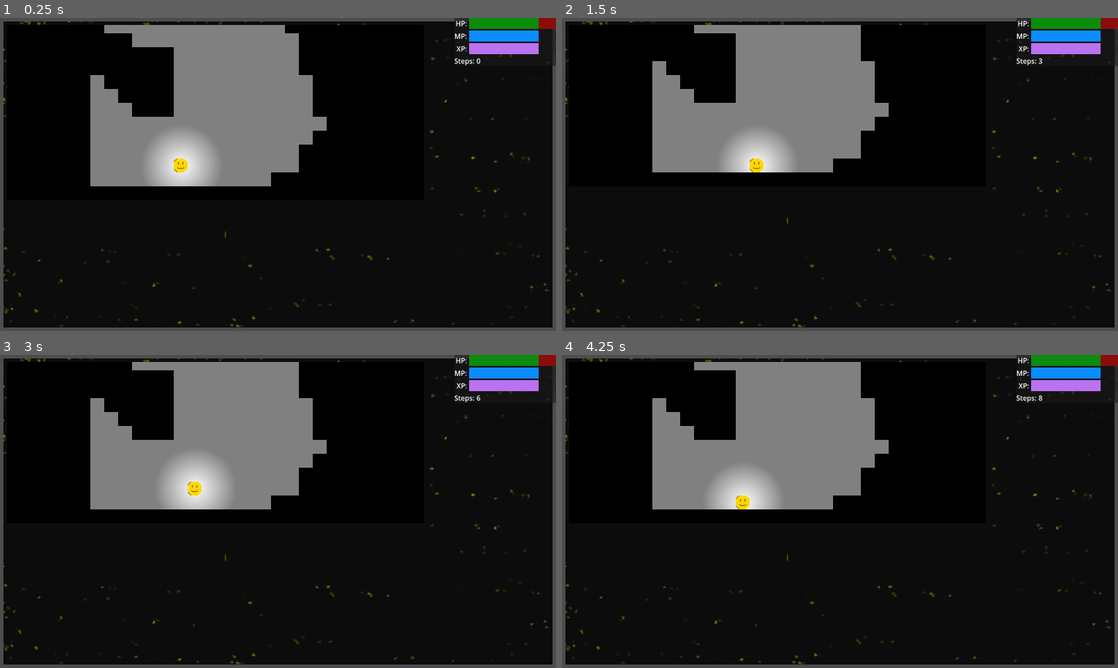
Above: before the commit, frames 1-4 (two rows, left to right).
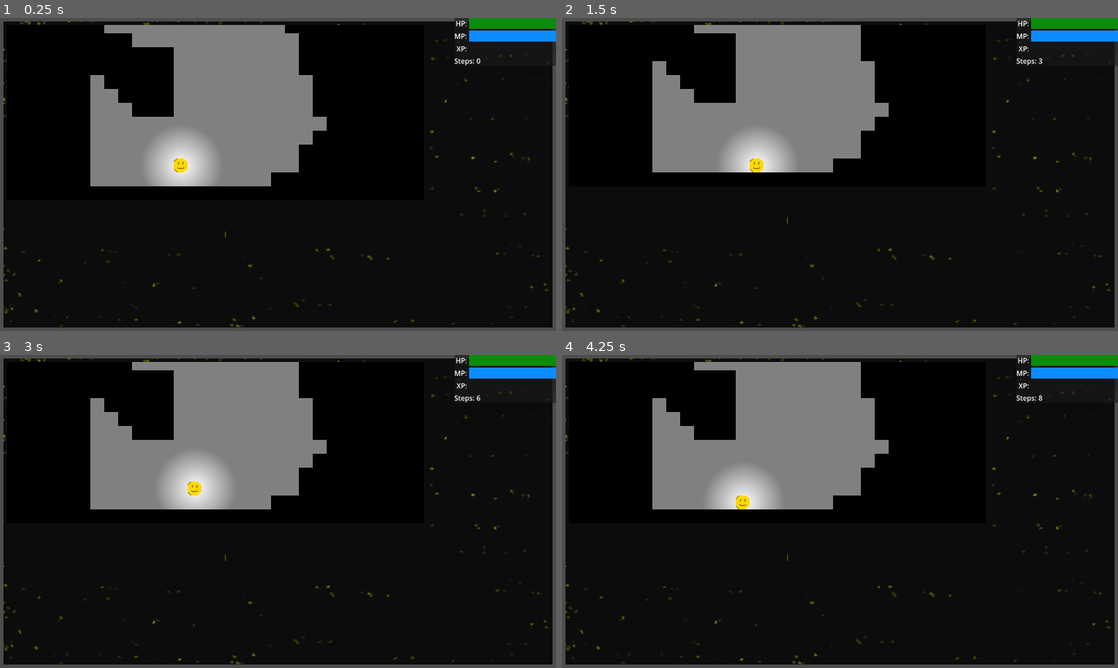
Above: after the commit, the same moments.

Repository: Nopfed/rog
Game: Godot game, scene res://scenes/HUD/HUD.tscn
The game is run twice, just before and just after one commit, with the same random seed, the same clock (stepped at 60 frames per second) and the same inputs.
Inputs:
- Up to frame 1 (0.25 s): no input
- Up to frame 2 (1.5 s): tap Enter at 0.5 s; hold Keypad 3 (down_right) 0.53-1.28 s; tap Keypad 5 (wait) at 0.6, 1.35 s; tap Space at 1.25 s; hold Keypad 2 (down) from 1.28 s (still down)
- Up to frame 3 (3 s): tap Enter at 2 s; release Keypad 2 (down) at 2.03 s; hold Keypad 3 (down_right) 2.03-2.78 s; tap Keypad 5 (wait) at 2.1, 2.85 s; tap Space at 2.75 s; hold Keypad 8 (up) from 2.78 s (still down)
- Up to frame 4 (4.25 s): tap Enter at 3.5 s; release Keypad 8 (up) at 3.53 s; hold Keypad 1 (down_left) from 3.53 s (still down); tap Keypad 5 (wait) at 3.6 s

The runs differ from the first frame. In frame 1, 0.7% of the frame differs, in the area x 84-100%, y 0-12%; in frame 2, 0.7%; in frame 3, 0.7%; in frame 4, 0.7%.
Error before the commit: Parse Error: Expected ":" after "if" condition. (res://scenes/monster/monster.gd:38)

Commit message:
Adds basic monster movement

Diff:
--- a/global.gd
+++ b/global.gd
@@ -16,6 +16,7 @@
 
 var stepCount: int
 var canExitLevel: bool
+var playerRef: CharacterBody2D
 
 
 func initialize():
@@ -39,3 +40,11 @@
 func combat(attacker, attack, receiver):
 	print(attacker.name + 'attacks ' + receiver.name + '.')
 	receiver.getAttacked(attack)
+
+
+func moveMonsters():
+	# TODO -> Make monster a classname
+	var monsters = get_tree().get_nodes_in_group('MONSTER')
+
+	for mob in monsters:
+		mob.move()
--- a/scenes/HUD/stats.gd
+++ b/scenes/HUD/stats.gd
@@ -13,11 +13,11 @@
 	$VBoxContainer/Steps/Value.text = str(Global.stepCount)
 
 func updateStats():
-	$VBoxContainer/Health/ProgressBar.value = Global.player['hp']
-	$VBoxContainer/Magic/ProgressBar.value = Global.player['mp']
-	$VBoxContainer/EXP/ProgressBar.value = Global.player['xp']
+	$VBoxContainer/Health/ProgressBar.value = Global.player['hitpoints']
+	$VBoxContainer/Magic/ProgressBar.value = Global.player['mana']
+	$VBoxContainer/EXP/ProgressBar.value = Global.player['experience']
 
 func setupPlayerStats():
-	$VBoxContainer/Health/ProgressBar.max_value = Global.player['max_hp']
-	$VBoxContainer/Magic/ProgressBar.max_value = Global.player['max_mp']
-	$VBoxContainer/EXP/ProgressBar.max_value = Global.player['level_up']
+	$VBoxContainer/Health/ProgressBar.max_value = Global.player['maxHitpoints']
+	$VBoxContainer/Magic/ProgressBar.max_value = Global.player['maxMana']
+	$VBoxContainer/EXP/ProgressBar.max_value = Global.player['experienceToLevel']
--- a/scenes/monster/monster.gd
+++ b/scenes/monster/monster.gd
@@ -1,11 +1,13 @@
 extends Node2D
 
+@onready var ray = $RayCast2D
 
 const TILE_SIZE = 16
 
 var stats: Dictionary
-var player = get_parent().get_first_node_in_group('PLAYER')
+var playerRef: CharacterBody2D
 var canSeePlayer := false
+var inRangeOfPlayer := false
 var sleeping := false
 var resting := false
 
@@ -21,6 +23,9 @@
 # TODO -> Flip sprite and sight cone based on direction moved (left or right)
 # TODO -> Object permanence based on intelligence
 # TODO -> drop a corpse object on ground on death
+# TODO -> For ranged attacking mobs, they need an extra ranged collider check to
+#	determine if they can attack from their current distance if they can see an
+#	enemy
 
 
 func _ready() -> void:
@@ -32,13 +37,20 @@
 	stats = Bestiary.rat
 
 
+func getPlayerRef():
+	playerRef = Global.playerRef
+
+
 func move():
 	var directionToMove: Vector2
 
-	if stats['hp'] < stats['max_hp']
+	# TODO -> Logic for fleeing from combat if scaredy cat and health is low
+	#if stats['hitpoints'] < stats['maxHitpoints']
+
+	getPlayerRef()
 
 	if canSeePlayer:
-		directionToMove = Vector2i(position.direction_to(player))
+		directionToMove = Vector2i(position.direction_to(playerRef.position))
 	else:
 		if !sleeping and !resting:
 			var randomX = randi_range(-1, 1)
@@ -46,7 +58,39 @@
 
 			directionToMove = Vector2i(randomX, randomY)
 
-	position += directionToMove * TILE_SIZE
+	ray.target_position = directionToMove * TILE_SIZE
+	ray.force_raycast_update()
+
+	if inRangeOfPlayer:
+		var attack = getAttack()
+
+		Global.combat(self, attack, playerRef)
+	else:
+		if !ray.is_colliding():
+			inRangeOfPlayer = false
+			position += directionToMove * TILE_SIZE
+		elif ray.is_colliding() and ray.get_collider().is_in_group('PLAYER'):
+			inRangeOfPlayer = true
+
+			var attack = getAttack()
+
+			Global.combat(self, attack, playerRef)
+
+
+func getAttack():
+	var type = 'physical'
+	var attackRoll = randi_range(1, 20)
+	var damageRoll: int
+
+	if attackRoll == 20:
+		damageRoll = randi_range(1, 4) * 2
+	else: damageRoll = randi_range(1, 4)
+
+	return {
+		'type': type,
+		'attackRoll': attackRoll,
+		'damageRoll': damageRoll
+	}
 
 
 # if can see player
--- a/scenes/monster/monster.tscn
+++ b/scenes/monster/monster.tscn
@@ -23,6 +23,10 @@
 texture = ExtResource("1_rk3jy")
 offset = Vector2(8, 8)
 
+[node name="RayCast2D" type="RayCast2D" parent="."]
+position = Vector2(8, 8)
+target_position = Vector2(16, 0)
+
 [node name="Hearing" type="Area2D" parent="."]
 position = Vector2(8, 8)
 metadata/_edit_lock_ = true
--- a/scenes/player/player.gd
+++ b/scenes/player/player.gd
@@ -16,6 +16,9 @@
 }
 
 #var lastMove
+
+func _ready() -> void:
+	Global.playerRef = self
 
 
 func _input(event):
@@ -39,3 +42,4 @@
 			#if collider.move(dir):
 				#position += inputs[dir] * tileSize
 				#Global.stepCount += 1
+	Global.moveMonsters()
